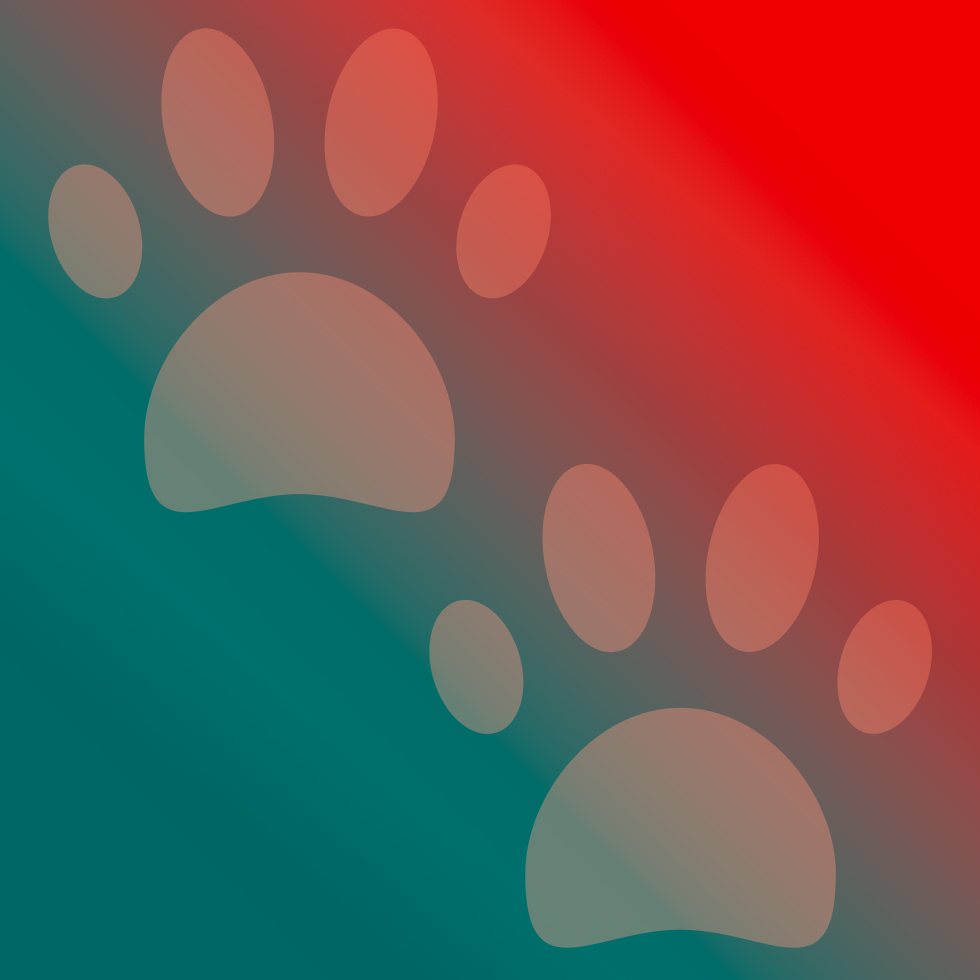
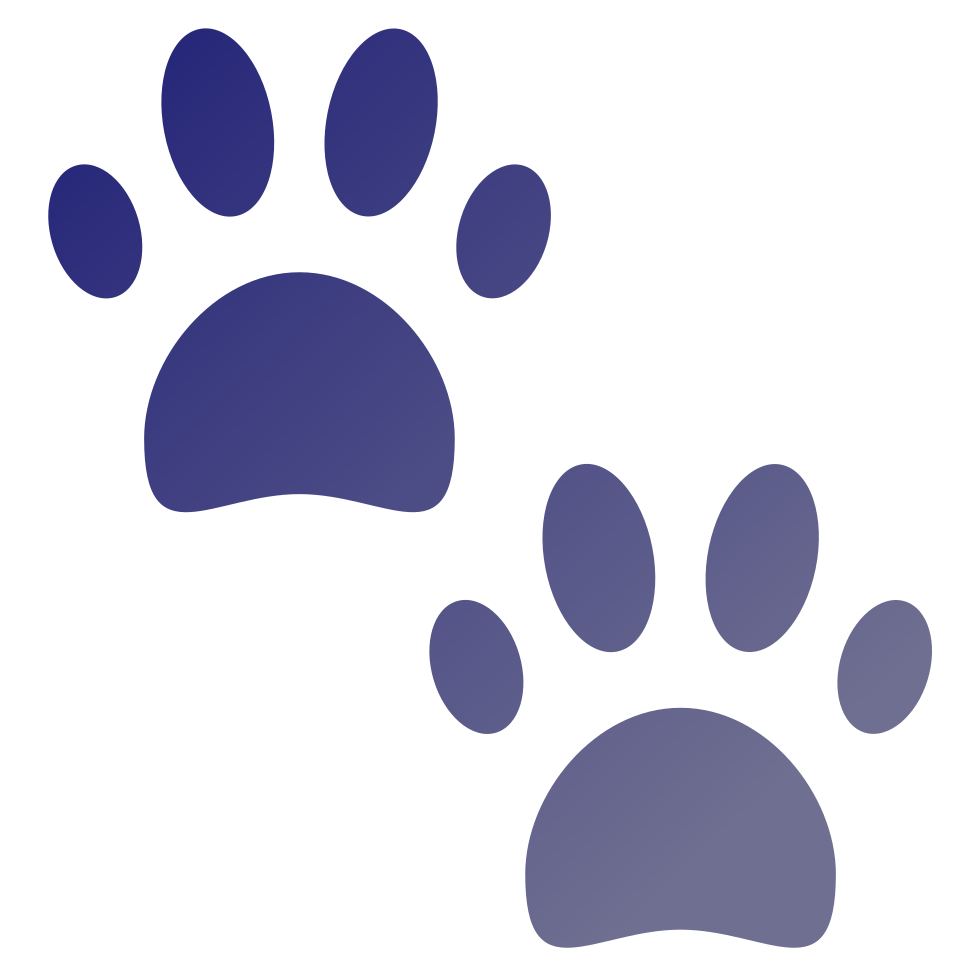
Layered file, before and after one edit (980 x 980). Changes by layer:
renamed "eyeshader copy #1" to "icon.svg", blend screen → normal, painted on it over [0, 0, 980, 980]
removed layer "1f43e.svg copy" over [48, 28, 933, 948]
